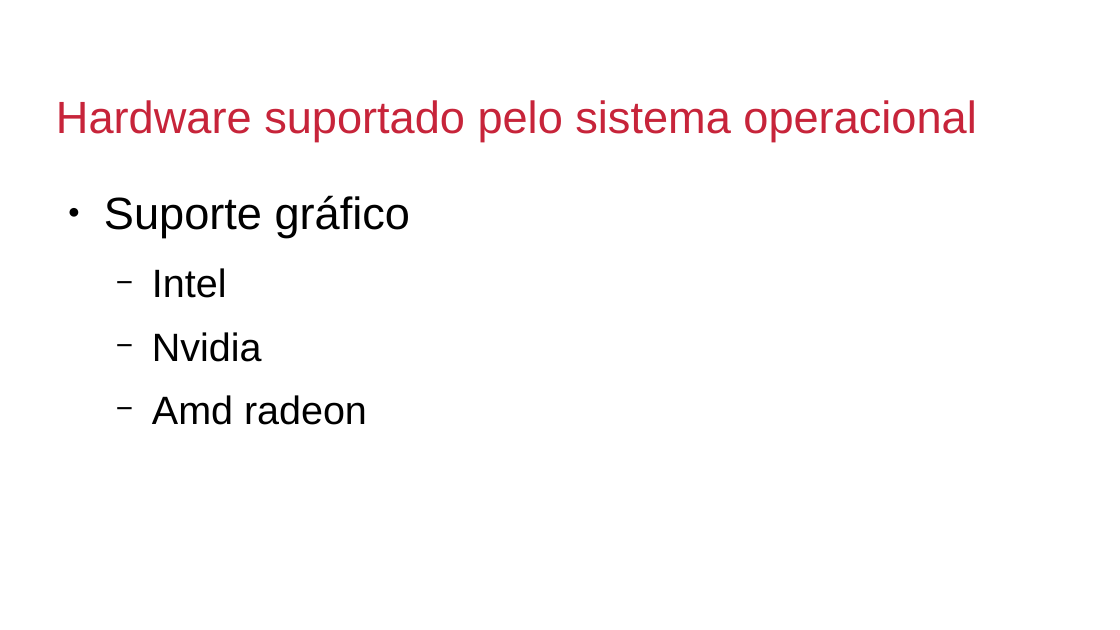
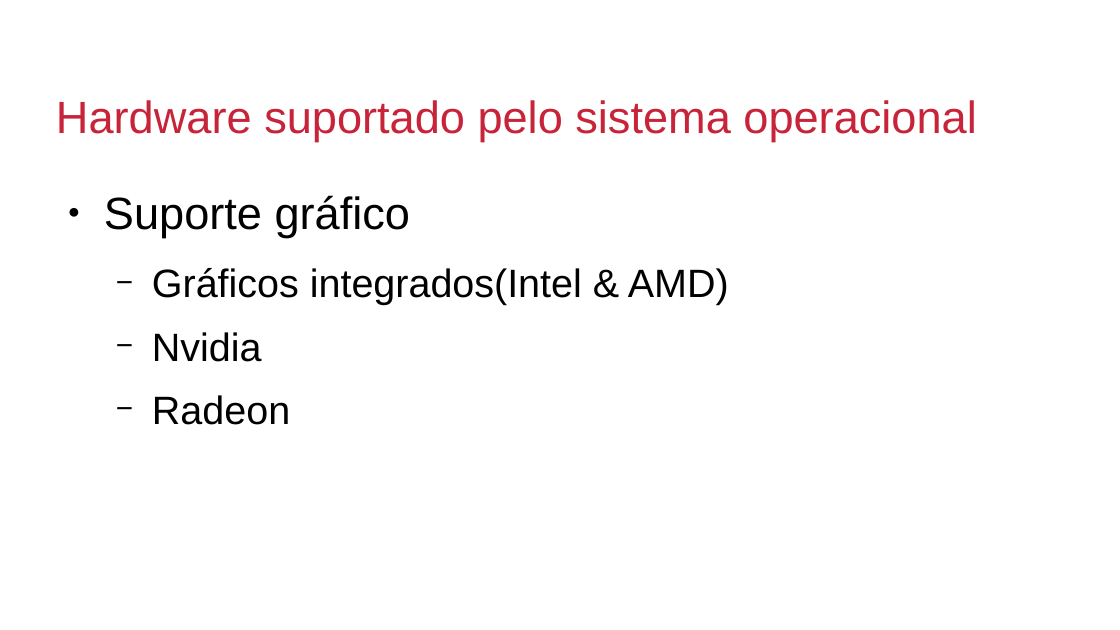
Before and after one commit to millerraycell/MillerRodrigo_Seminario_OS_rr_2019, a slide deck: slide 10 of apresentação.odp. Drawn at 1120x630 pixels with LibreOffice and Linux fonts; fonts in the diff are those of the drawing; background and template pictures are left out. Boxes give left, top, right and bottom in pixels: in the first picture for what was removed or moved away, otherwise in the second. Text is boxed around its words. In the diff, an @@ line names an element or a change of style, - is before the commit and + after.

```diff
--- a/apresentação.odp
+++ b/apresentação.odp
@@ text at [152,268,729,305]: text changed @@
-  − Intel
+  − Gráficos integrados(Intel & AMD)
@@ text at [152,395,290,425]: text changed @@
-  − Amd radeon
+  − Radeon
```
Also in this commit, not shown: 1 other slide changed, 6 slides added.
